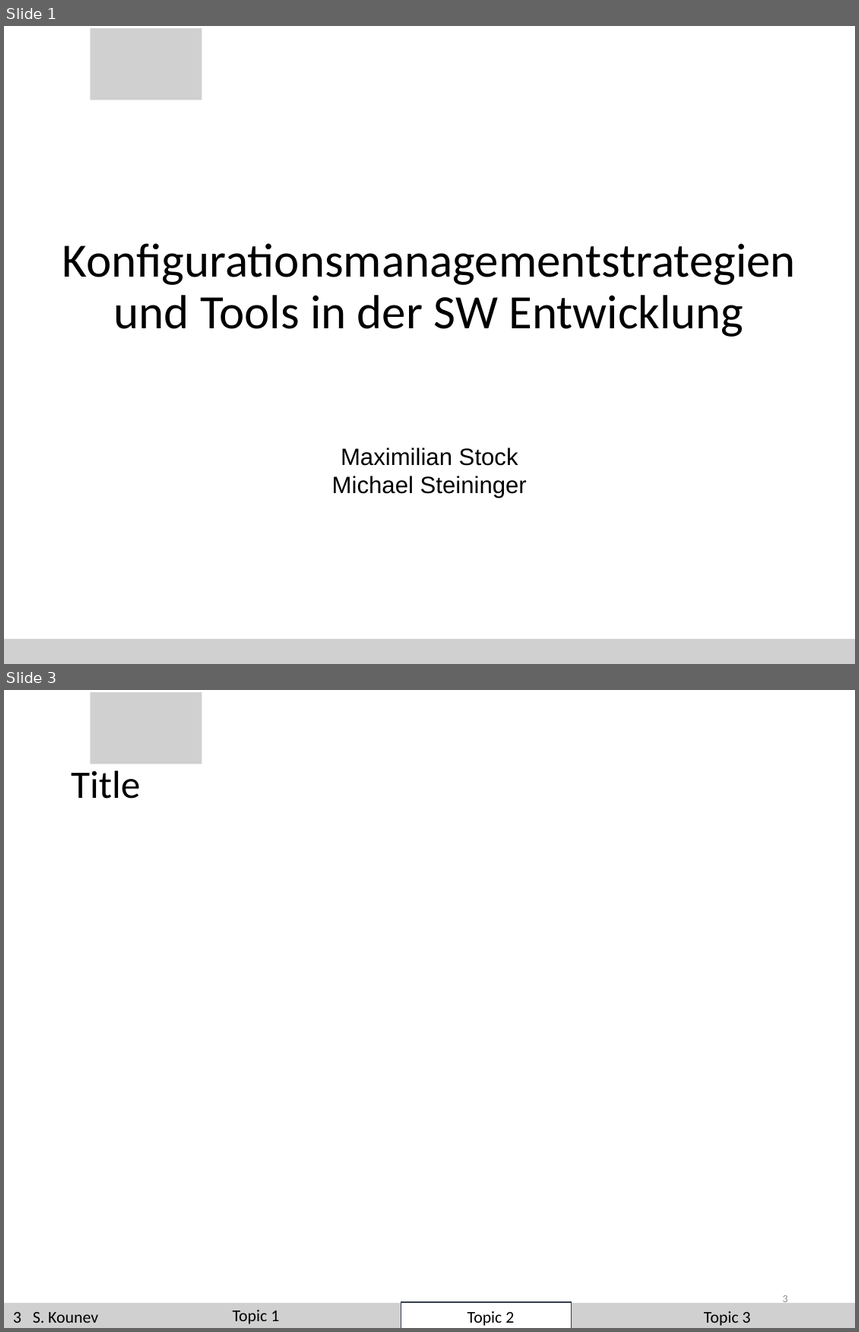
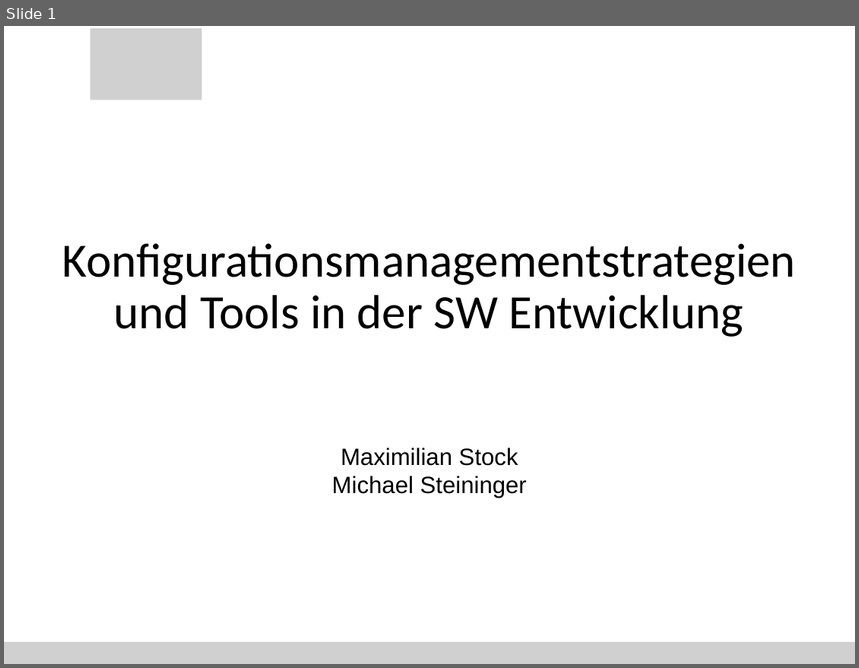
Before and after one commit to SteiMi/swm-seminar, a slide deck: Präsentation/seminar.pptx. Shown one above the other, each under a label of ours: slides 1 and 3 before the commit, slide 1 after it; the slides between them are not shown. The pictures are 859x1332 and 859x668 pixels, drawn with LibreOffice and Linux fonts; fonts in the diff are those of the drawing; background and template pictures are left out. Boxes give left, top, right and bottom in pixels: in the first picture for what was removed or moved away, otherwise in the second. Text is boxed around its words. In the diff, an @@ line names an element or a change of style, - is before the commit and + after.

```diff
--- a/Präsentation/seminar.pptx
+++ b/Präsentation/seminar.pptx
@@ slide 3 removed at box(4, 690, 855, 1328), background #FFFFFF; not listed: 2 template elements that a slide beside it also shows @@
@@ title removed at box(71, 771, 140, 799) @@
-Title
@@ rectangle removed at box(401, 1303, 572, 1328) @@
@@ page number removed at box(783, 1296, 788, 1303) @@
-3
@@ page number removed at box(13, 1312, 98, 1323) @@
-3 S. Kounev
@@ text removed at box(233, 1310, 279, 1325) @@
-Topic 1
@@ text removed at box(468, 1312, 514, 1326) @@
-Topic 2
@@ text removed at box(704, 1312, 751, 1326) @@
-Topic 3
@@ slide 1 changed as well @@
@@ rectangle: place and size @@
-rectangle at box(4, 639, 855, 664)
+rectangle at box(4, 642, 855, 664)
```
Also in this commit, not shown: 2 slides added, 3 other slides removed, 1 other file.
